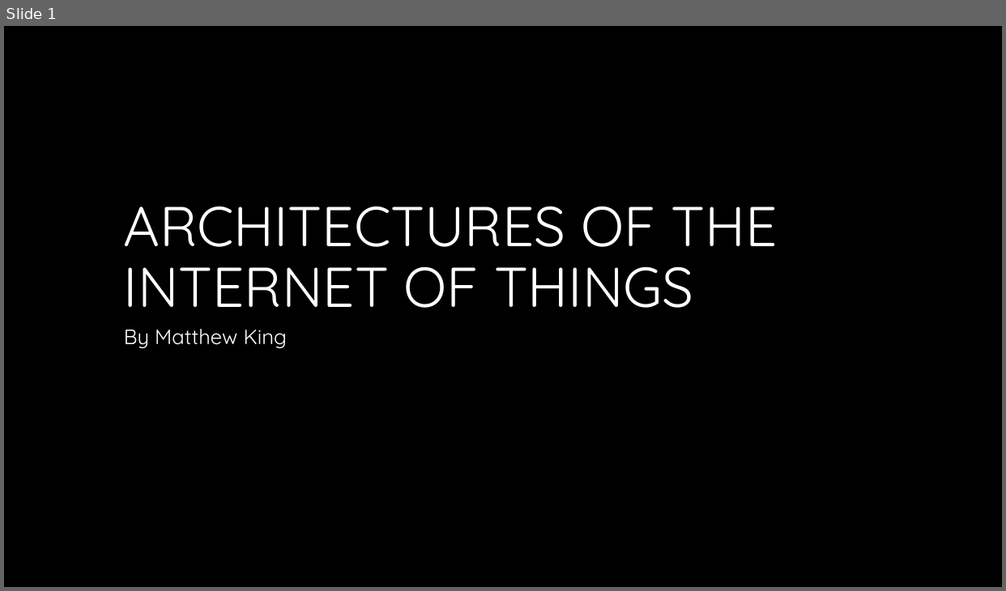
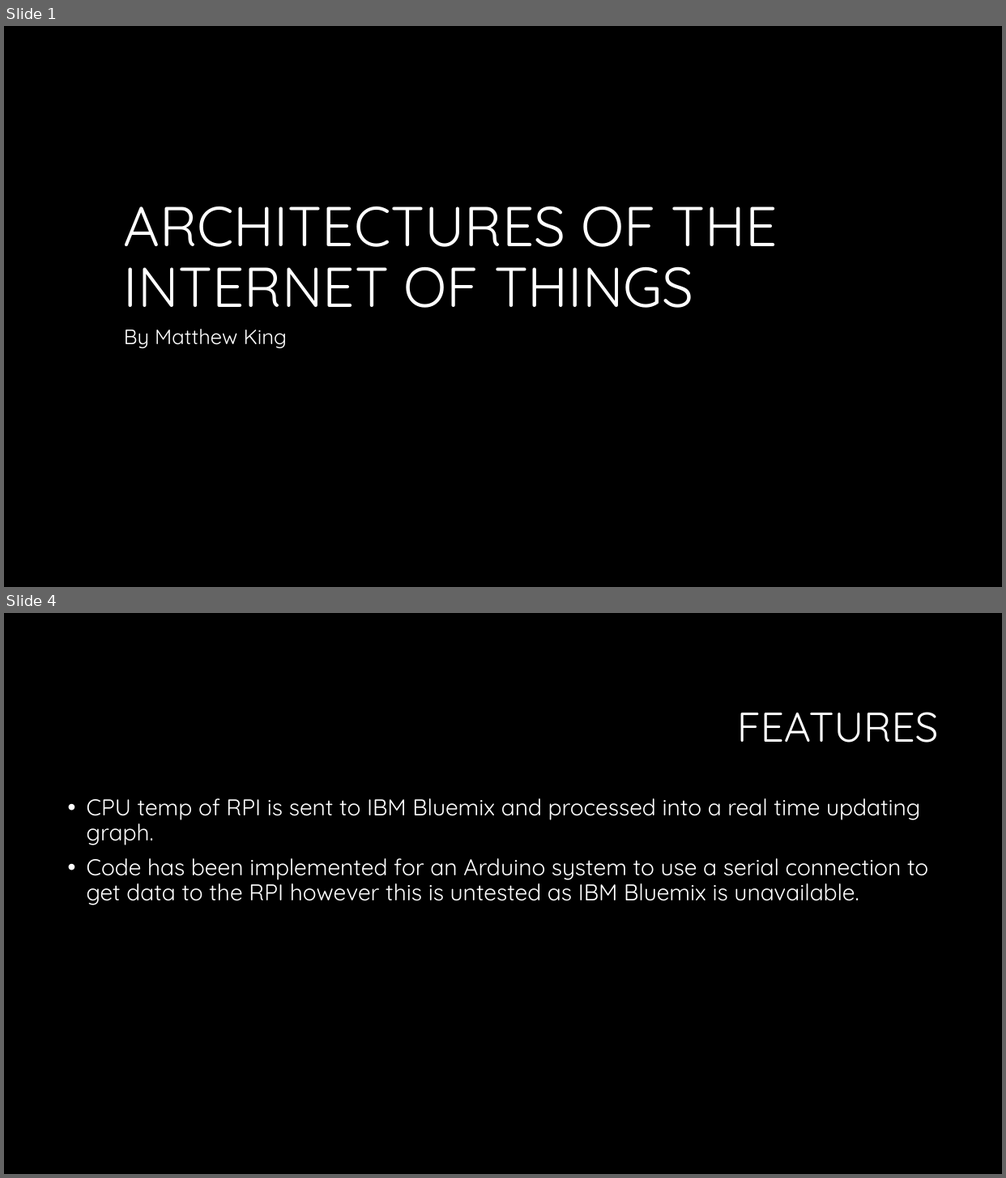
Before and after one commit to mattking976/Final-Year-Work, a slide deck: Architechtures of the internet of things/Semester 2/IOT2/Architectures of the internet of things.pptx. Shown one above the other, each under a label of ours: slide 1 before the commit, slides 1 and 4 after it; the slides between them are not shown. The pictures are 1006x591 and 1006x1178 pixels, drawn with LibreOffice and Linux fonts; fonts in the diff are those of the drawing; background and template pictures are left out. Boxes give left, top, right and bottom in pixels: in the first picture for what was removed or moved away, otherwise in the second. Text is boxed around its words. In the diff, an @@ line names an element or a change of style, - is before the commit and + after.

```diff
--- a/Architechtures of the internet of things/Semester 2/IOT2/Architectures of the internet of things.pptx
+++ b/Architechtures of the internet of things/Semester 2/IOT2/Architectures of the internet of things.pptx
@@ slide 4 added at [4, 613, 1002, 1174], background #000000 @@
@@ title added at [737, 712, 939, 743], 40 pt, text #FFFFFF @@
+FEATURES
@@ text added at [87, 798, 928, 905], 22 pt, text #FFFFFF @@
+• CPU temp of RPI is sent to IBM Bluemix and processed into a real time updating graph.
+• Code has been implemented for an Arduino system to use a serial connection to get data to the RPI however this is untested as IBM Bluemix is unavailable.
```
Also in this commit, not shown: 1 slide changed, 3 other slides added.
